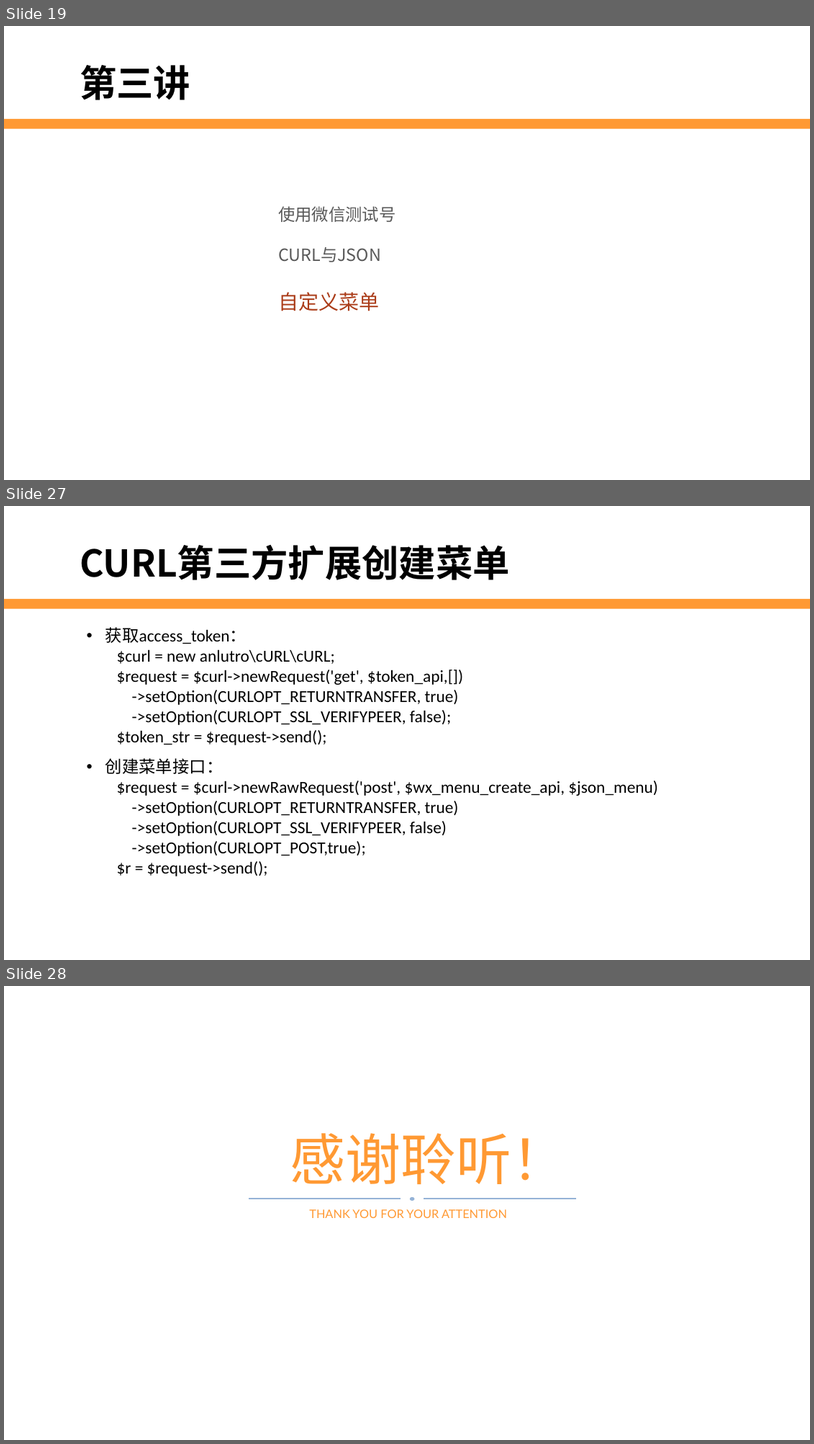
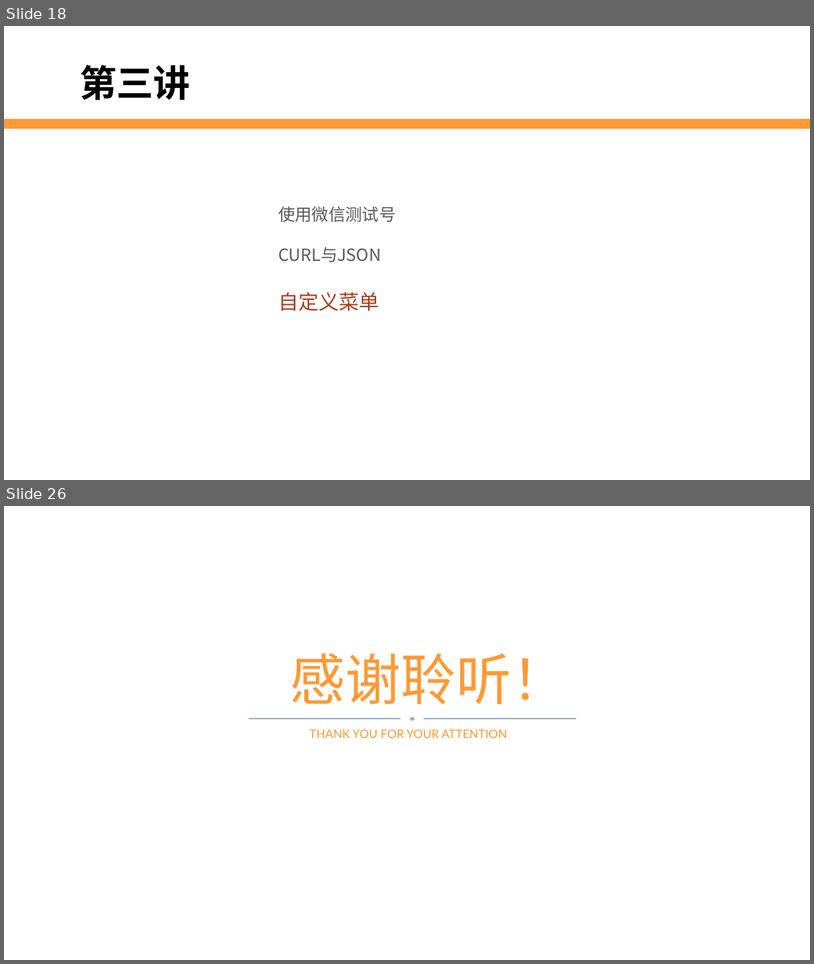
Before and after one commit to edu2act/2017-2018_1st_Wechat_Web_Programming, a slide deck: 第5讲 自定义菜单.pptx. Shown one above the other, each under a label of ours: slides 19, 27 and 28 before the commit, slides 18 and 26 after it; the slides between them are not shown. The pictures are 814x1444 and 814x964 pixels, drawn with LibreOffice and Linux fonts; fonts in the diff are those of the drawing; background and template pictures are left out. Boxes give left, top, right and bottom in pixels: in the first picture for what was removed or moved away, otherwise in the second. Text is boxed around its words. In the diff, an @@ line names an element or a change of style, - is before the commit and + after.

```diff
--- a/第5讲 自定义菜单.pptx
+++ b/第5讲 自定义菜单.pptx
@@ slide 27 removed at box(4, 506, 810, 960), background #FFFFFF; not listed: 1 template element that a slide beside it also shows @@
@@ text removed at box(80, 545, 510, 580) @@
-CURL第三方扩展创建菜单
@@ text removed at box(106, 627, 658, 876) @@
-• 获取access_token：
-  $curl = new anlutro\cURL\cURL;
-  $request = $curl->newRequest('get', $token_api,[])
-  ->setOption(CURLOPT_RETURNTRANSFER, true)
-  ->setOption(CURLOPT_SSL_VERIFYPEER, false);
-  $token_str = $request->send();
-• 创建菜单接口：
-  $request = $curl->newRawRequest('post', $wx_menu_create_api, $json_menu)
-  ->setOption(CURLOPT_RETURNTRANSFER, true)
-  ->setOption(CURLOPT_SSL_VERIFYPEER, false)
-  ->setOption(CURLOPT_POST,true);
-  $r = $request->send();
@@ what was slide 19 is now slide 18 @@
@@ what was slide 28 is now slide 26 @@
```
Also in this commit, not shown: 13 slides changed, 6 slides added, 7 other slides removed, 3 other files.
